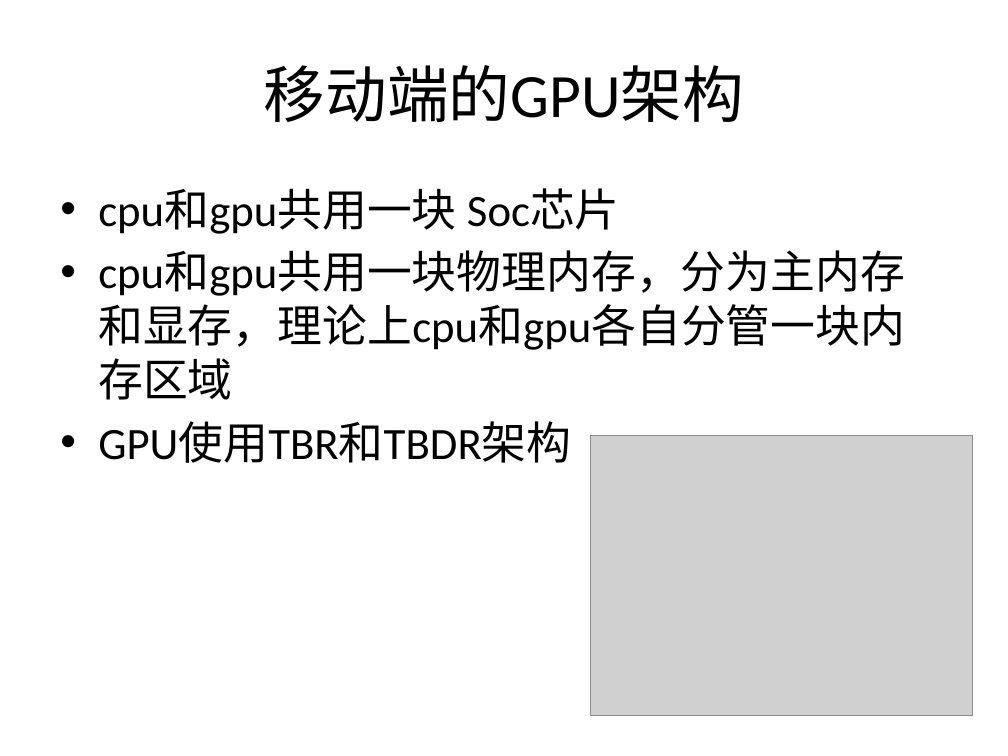
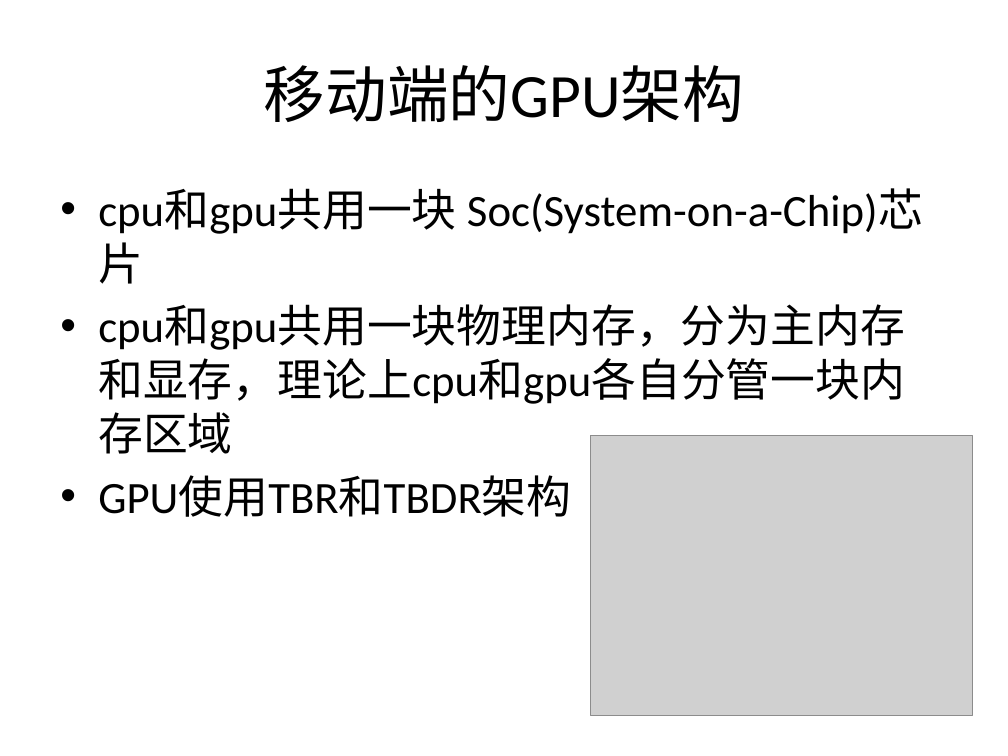
Before and after one commit to eangulee/UnityPerformanceOptimization, a slide deck: slide 6 of GPU Render Pipepline.pptx. Drawn at 1008x756 pixels with LibreOffice and Linux fonts; fonts in the diff are those of the drawing; grey boxes stand for pictures. Boxes give left, top, right and bottom in pixels: in the first picture for what was removed or moved away, otherwise in the second. Text is boxed around its words. In the diff, an @@ line names an element or a change of style, - is before the commit and + after.

```diff
--- a/GPU Render Pipepline.pptx
+++ b/GPU Render Pipepline.pptx
@@ text at (98,189,923,284): text changed @@
-• cpu和gpu共用一块 Soc芯片
+• cpu和gpu共用一块 Soc(System-on-a-Chip)芯片
```
Also in this commit, not shown: 3 other slides changed, 5 slides added.
